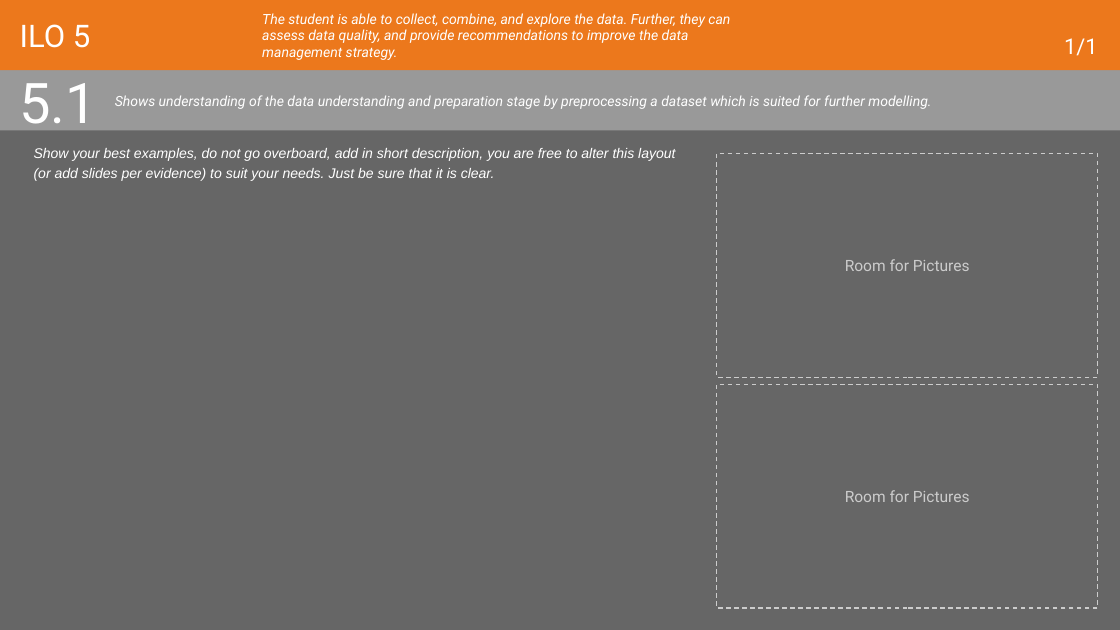
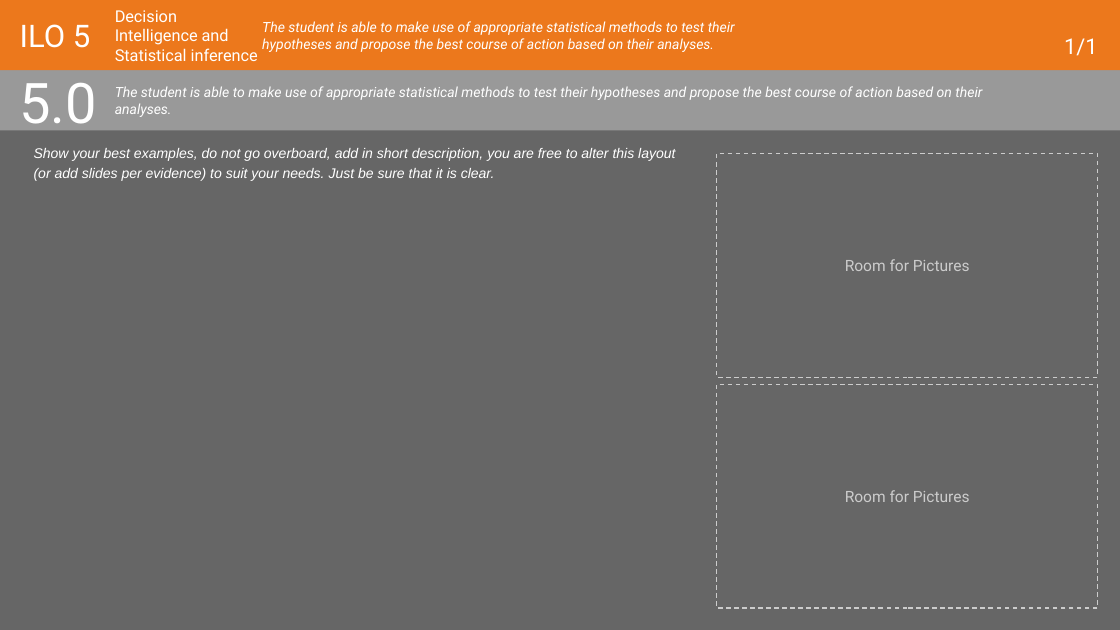
Before and after one commit to PsDragon/ADSAI_FOR_SECOND_YEARS, a slide deck: slide 34 of docs/Year2/BlockA/MS Teams Assignment Template/2022-23-ADS_AI Learning Log Y2A.pptx (slide 36 before the commit). Drawn at 1120x630 pixels with LibreOffice and Linux fonts; fonts in the diff are those of the drawing. Boxes give left, top, right and bottom in pixels: in the first picture for what was removed or moved away, otherwise in the second. Text is boxed around its words. In the diff, an @@ line names an element or a change of style, - is before the commit and + after.

Commit message:
Y2A - MS Teams Assignment Update: Learning Log + Assessment Rubric

```diff
--- a/docs/Year2/BlockA/MS Teams Assignment Template/2022-23-ADS_AI Learning Log Y2A.pptx
+++ b/docs/Year2/BlockA/MS Teams Assignment Template/2022-23-ADS_AI Learning Log Y2A.pptx
@@ title added at box(115, 10, 258, 61), 10.5 pt, text #FFFFFF @@
+Decision Intelligence and Statistical inference
@@ title at box(262, 21, 735, 52): text changed @@
-The student is able to collect, combine, and explore the data. Further, they can assess data quality, and provide recommendations to improve the data management strategy.
+The student is able to make use of appropriate statistical methods to test their hypotheses and propose the best course of action based on their analyses.
@@ title at box(20, 83, 98, 137): text changed @@
-5.1
+5.0
@@ title at box(115, 86, 982, 117): text changed @@
-Shows understanding of the data understanding and preparation stage by preprocessing a dataset which is suited for further modelling.
+The student is able to make use of appropriate statistical methods to test their hypotheses and propose the best course of action based on their analyses.
```
Also in this commit, not shown: 12 other slides changed, 4 slides removed, 1 other file.
